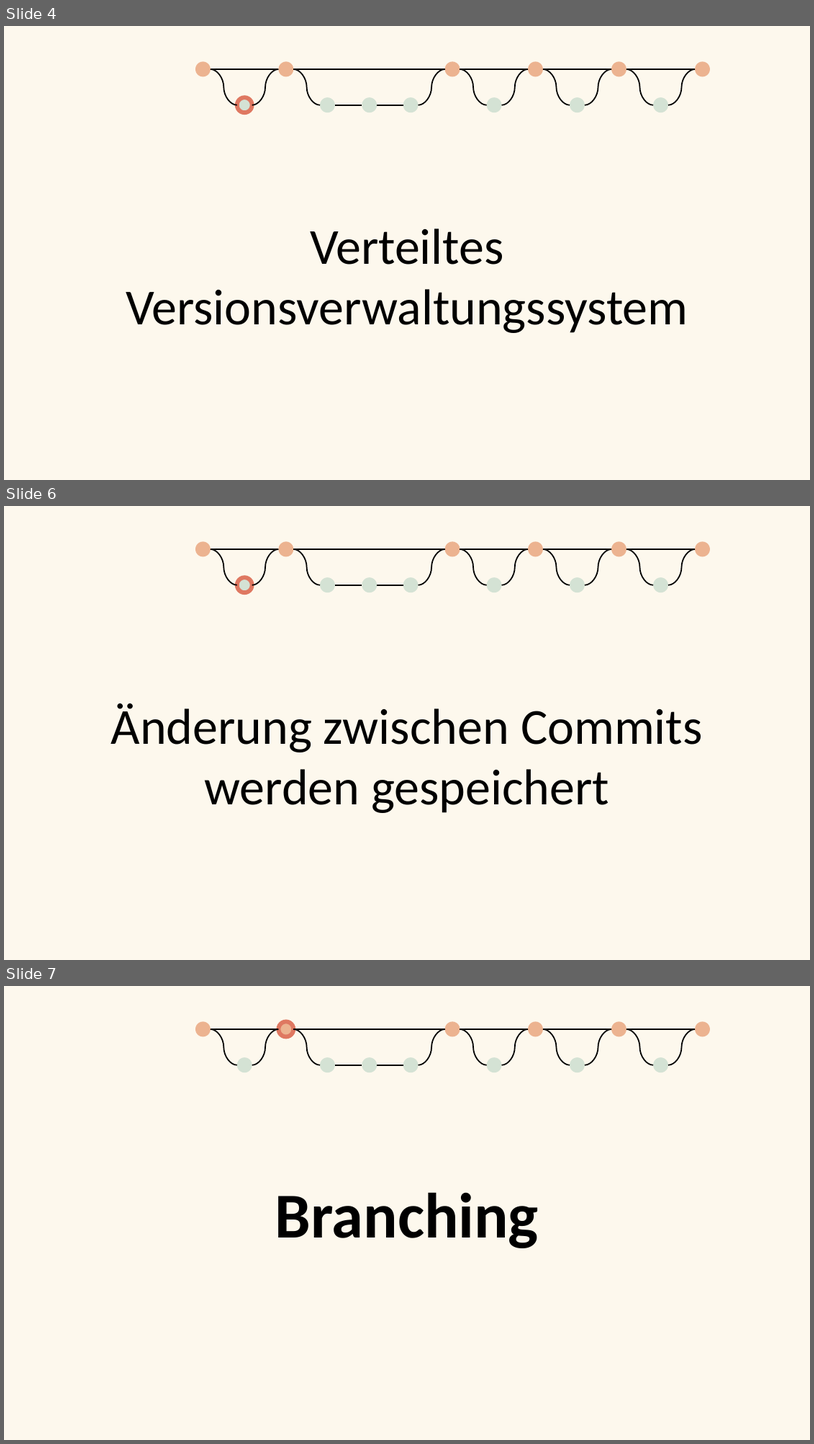
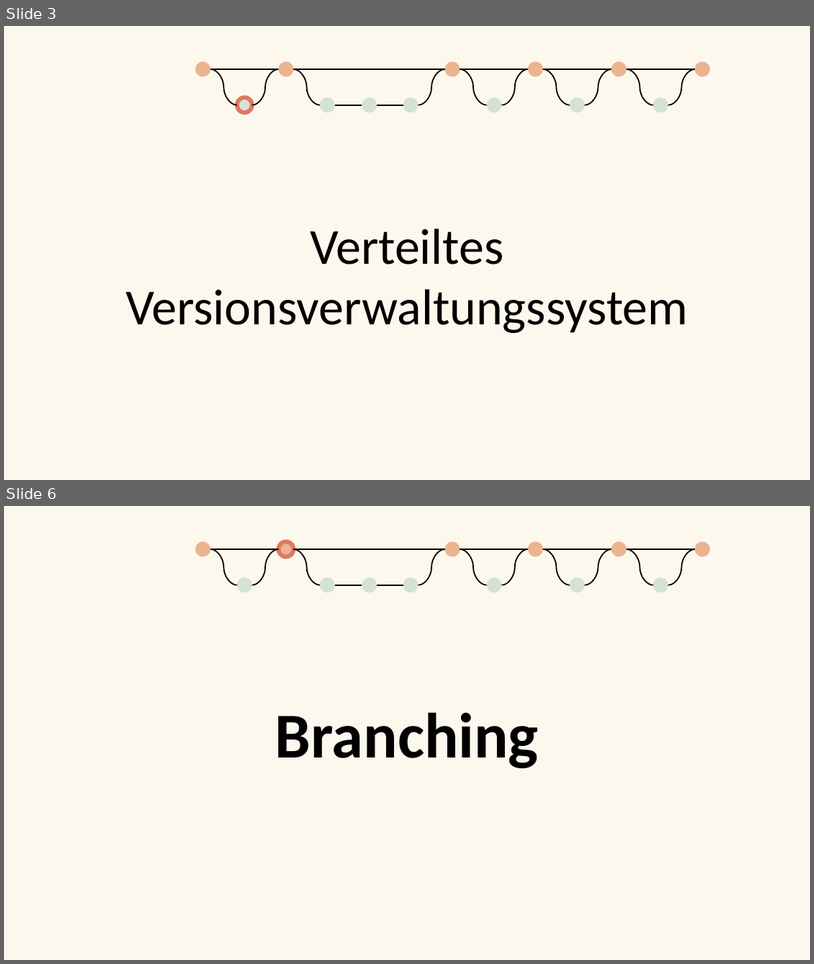
Before and after one commit to coloph0nius/SWEN, a slide deck: GITDesign.pptx. Shown one above the other, each under a label of ours: slides 4, 6 and 7 before the commit, slides 3 and 6 after it; the slides between them are not shown. The pictures are 814x1444 and 814x964 pixels, drawn with LibreOffice and Linux fonts; fonts in the diff are those of the drawing; background and template pictures are left out. Boxes give left, top, right and bottom in pixels: in the first picture for what was removed or moved away, otherwise in the second. Text is boxed around its words. In the diff, an @@ line names an element or a change of style, - is before the commit and + after.

```diff
--- a/GITDesign.pptx
+++ b/GITDesign.pptx
@@ slide 6 removed at (x1=4, y1=506, x2=810, y2=960), background #FDF8ED @@
@@ ellipse removed at (x1=196, y1=542, x2=211, y2=557) @@
@@ ellipse removed at (x1=278, y1=542, x2=293, y2=557) @@
@@ ellipse removed at (x1=445, y1=542, x2=460, y2=557) @@
@@ ellipse removed at (x1=528, y1=542, x2=543, y2=557) @@
@@ ellipse removed at (x1=612, y1=542, x2=627, y2=557) @@
@@ ellipse removed at (x1=695, y1=542, x2=710, y2=557) @@
@@ line removed from (211, 549) to (278, 549) @@
@@ curved line removed from (211, 549) to (237, 585) @@
@@ curved line removed from (278, 549) to (252, 585) @@
@@ line removed from (293, 549) to (445, 549) @@
@@ curved line removed from (293, 549) to (320, 585) @@
@@ curved line removed from (445, 549) to (419, 585) @@
@@ line removed from (460, 549) to (528, 549) @@
@@ curved line removed from (460, 549) to (486, 585) @@
@@ curved line removed from (528, 549) to (502, 585) @@
@@ line removed from (543, 549) to (612, 549) @@
@@ curved line removed from (543, 549) to (570, 585) @@
@@ curved line removed from (612, 549) to (585, 585) @@
@@ line removed from (627, 549) to (695, 549) @@
@@ curved line removed from (627, 549) to (653, 585) @@
@@ curved line removed from (695, 549) to (669, 585) @@
@@ ellipse removed at (x1=237, y1=577, x2=252, y2=592) @@
@@ ellipse removed at (x1=320, y1=577, x2=335, y2=592) @@
@@ line removed from (335, 585) to (362, 585) @@
@@ ellipse removed at (x1=362, y1=577, x2=377, y2=592) @@
@@ line removed from (377, 585) to (404, 585) @@
@@ ellipse removed at (x1=404, y1=577, x2=419, y2=592) @@
@@ ellipse removed at (x1=486, y1=577, x2=502, y2=592) @@
@@ ellipse removed at (x1=570, y1=577, x2=585, y2=592) @@
@@ ellipse removed at (x1=653, y1=577, x2=669, y2=592) @@
@@ text removed at (x1=111, y1=703, x2=703, y2=813) @@
-Änderung zwischen Commits
-werden gespeichert
@@ what was slide 4 is now slide 3 @@
@@ what was slide 7 is now slide 6 @@
```
Also in this commit, not shown: 2 slides changed, 13 slides added, 6 other slides removed, 1 other file.
